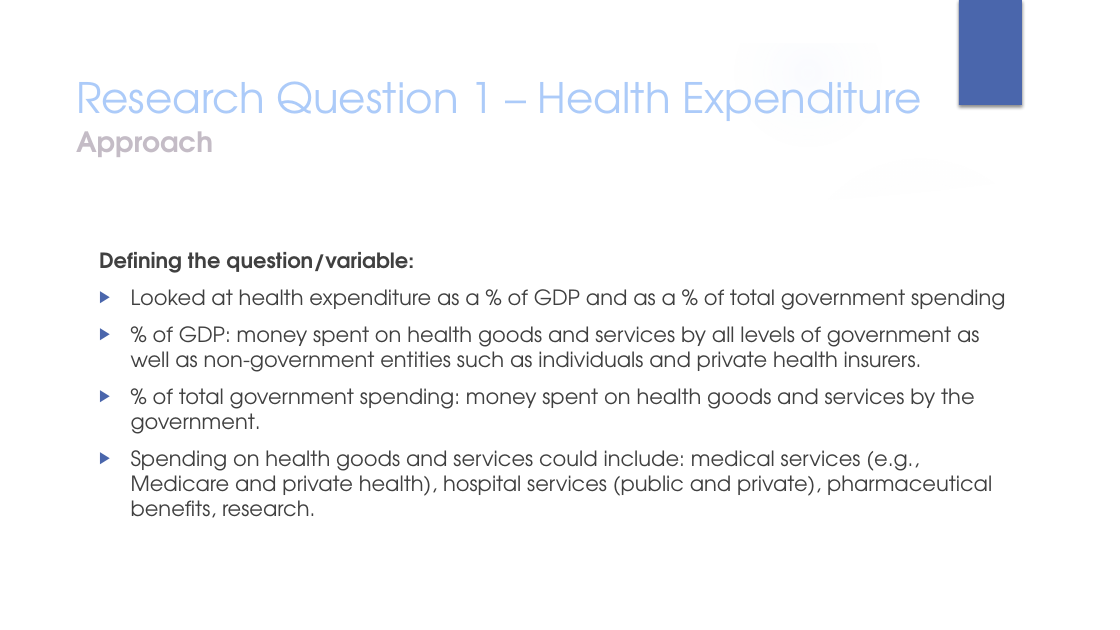
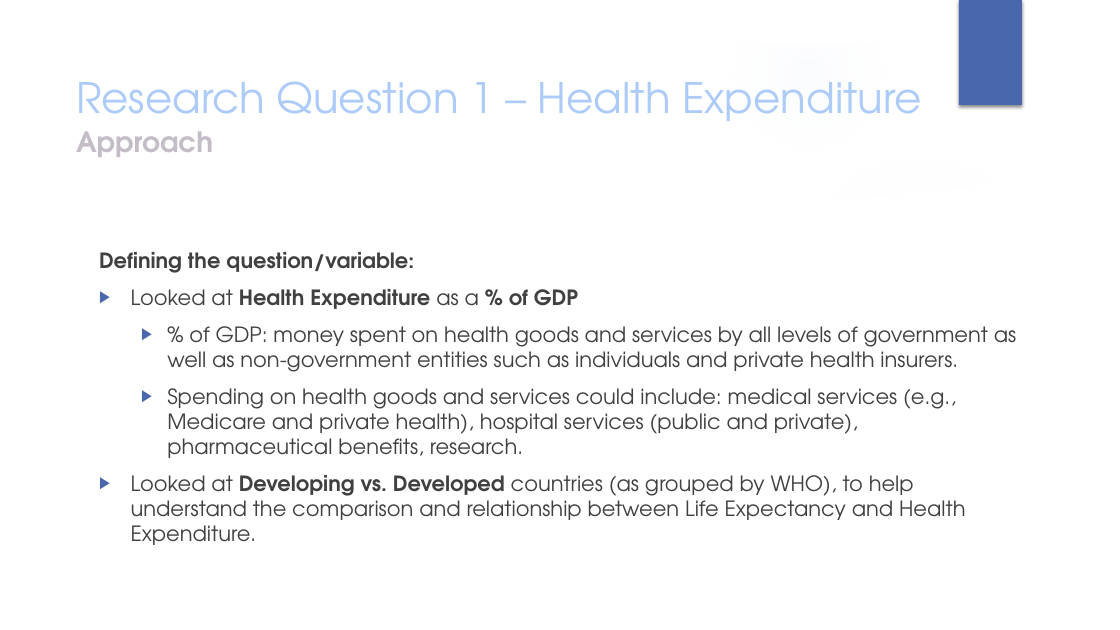
Before and after one commit to rachj14/project-one, a slide deck: slide 3 of Group-1-presentation.pptx. Drawn at 1120x630 pixels with LibreOffice and Linux fonts; fonts in the diff are those of the drawing; background and template pictures are left out. Boxes give left, top, right and bottom in pixels: in the first picture for what was removed or moved away, otherwise in the second. Text is boxed around its words. In the diff, an @@ line names an element or a change of style, - is before the commit and + after.

```diff
--- a/Group-1-presentation.pptx
+++ b/Group-1-presentation.pptx
@@ text at [131,289,578,309]: text changed; bold on @@
-▶ Looked at health expenditure as a % of GDP and as a % of total government spending
+▶ Looked at Health Expenditure as a % of GDP
@@ text at [167,326,1016,458]: list level 1 to 2 in "% of GDP: money spent ..."; list level 1 to 2 in "Spending on health goods and ..." @@
@@ text at [131,388,975,434]: paragraph removed @@
-▶ % of total government spending: money spent on health goods and services by the government.
@@ text at [131,475,965,545]: paragraph added @@
+▶ Looked at Developing vs. Developed countries (as grouped by WHO), to help understand the comparison and relationship between Life Expectancy and Health Expenditure.
```
Also in this commit, not shown: 13 other slides changed, 21 slides added, 1 other file.
